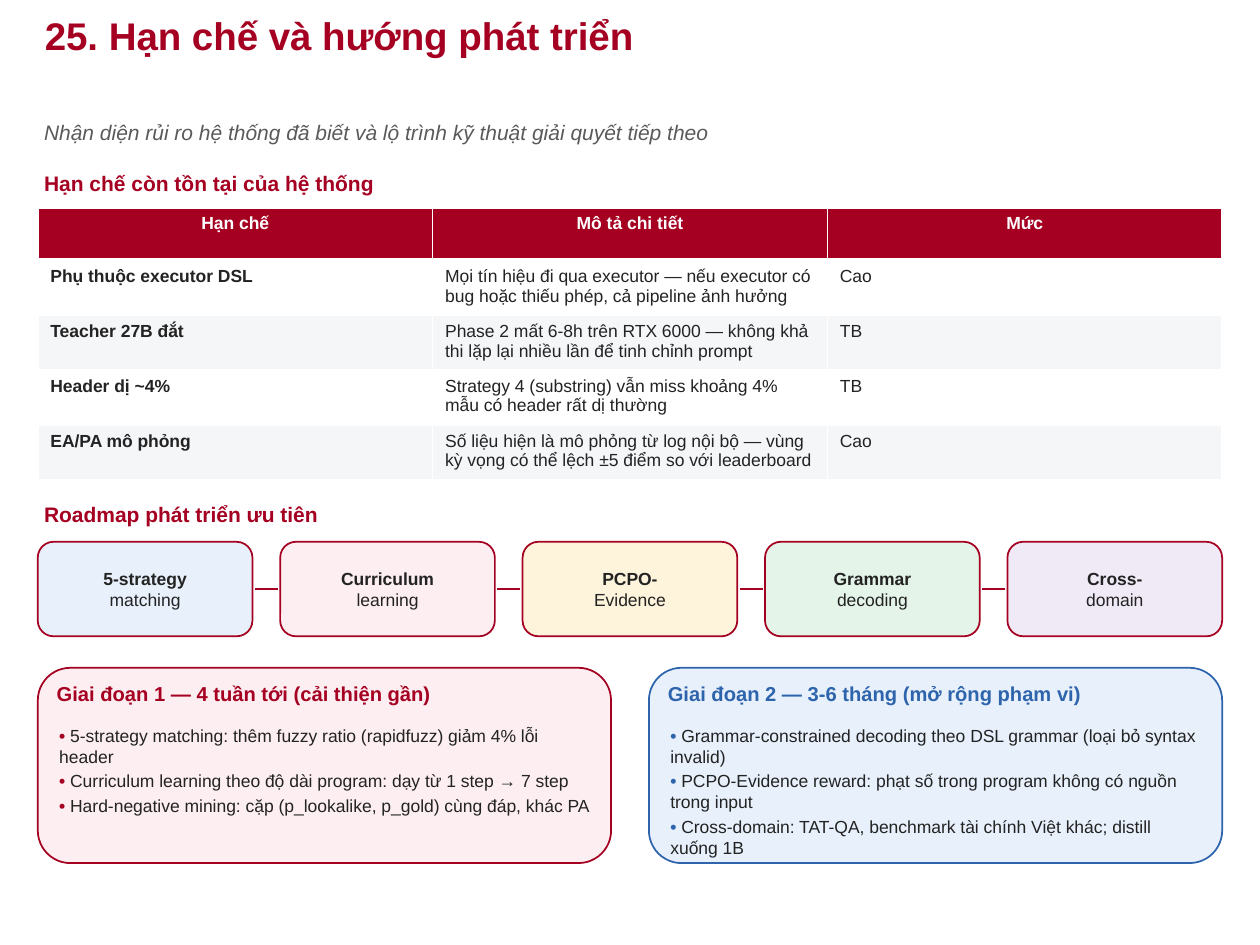
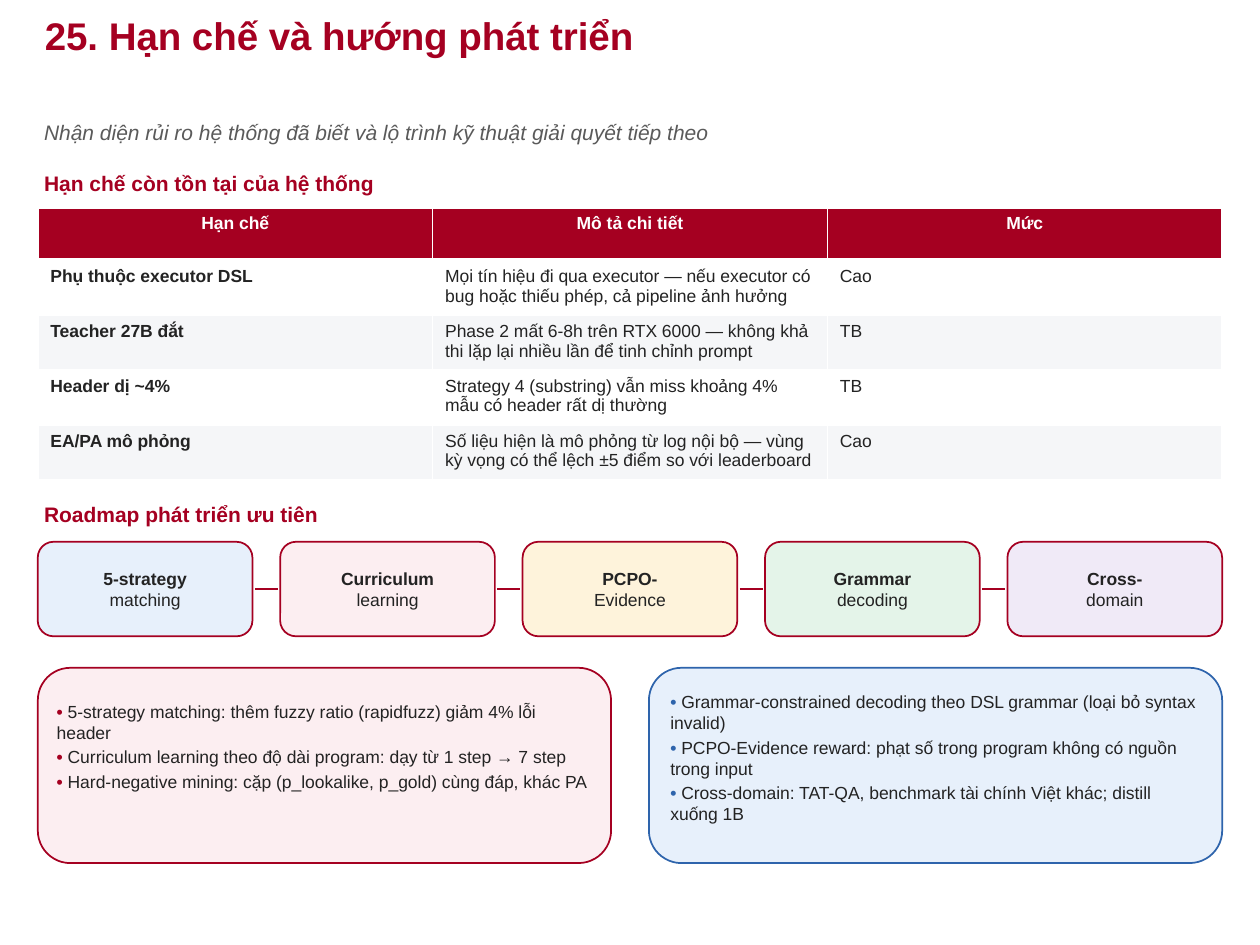
Before and after one commit to thanhduc1102/Knowledge_distill_VIQA, a slide deck: slide 28 of docs/generated/VLSP2025_KD_NumQA_Slides_HUST_chinh_sua.pptx (slide 27 before the commit). Drawn at 1260x945 pixels with LibreOffice and Linux fonts; fonts in the diff are those of the drawing; background and template pictures are left out. Boxes give left, top, right and bottom in pixels: in the first picture for what was removed or moved away, otherwise in the second. Text is boxed around its words. In the diff, an @@ line names an element or a change of style, - is before the commit and + after.

```diff
--- a/docs/generated/VLSP2025_KD_NumQA_Slides_HUST_chinh_sua.pptx
+++ b/docs/generated/VLSP2025_KD_NumQA_Slides_HUST_chinh_sua.pptx
@@ text removed at [57, 686, 430, 706] @@
-Giai đoạn 1 — 4 tuần tới (cải thiện gần)
@@ text "• Grammar-constrained decoding theo DSL ...": place and size @@
-text "• Grammar-constrained decoding theo DSL ..." at [670, 729, 1195, 858]
+text "• Grammar-constrained decoding theo DSL ..." at [670, 695, 1195, 824]
@@ text removed at [668, 686, 1081, 706] @@
-Giai đoạn 2 — 3-6 tháng (mở rộng phạm vi)
@@ text "• 5-strategy matching: thêm fuzzy ...": place and size @@
-text "• 5-strategy matching: thêm fuzzy ..." at [59, 728, 590, 816]
+text "• 5-strategy matching: thêm fuzzy ..." at [57, 704, 587, 792]
```
Also in this commit, not shown: 4 other slides changed, 2 slides added, 1 slide removed, 23 other files.
